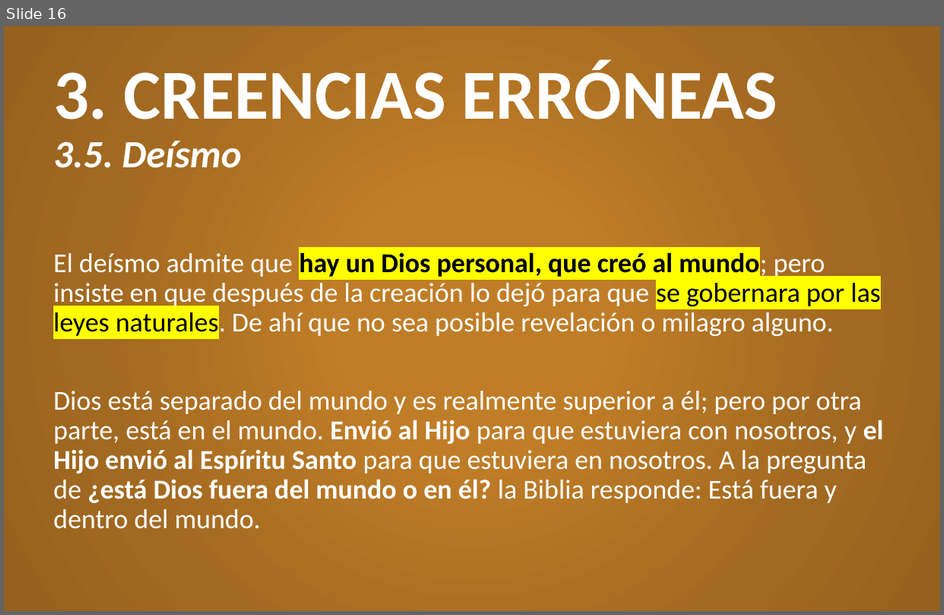
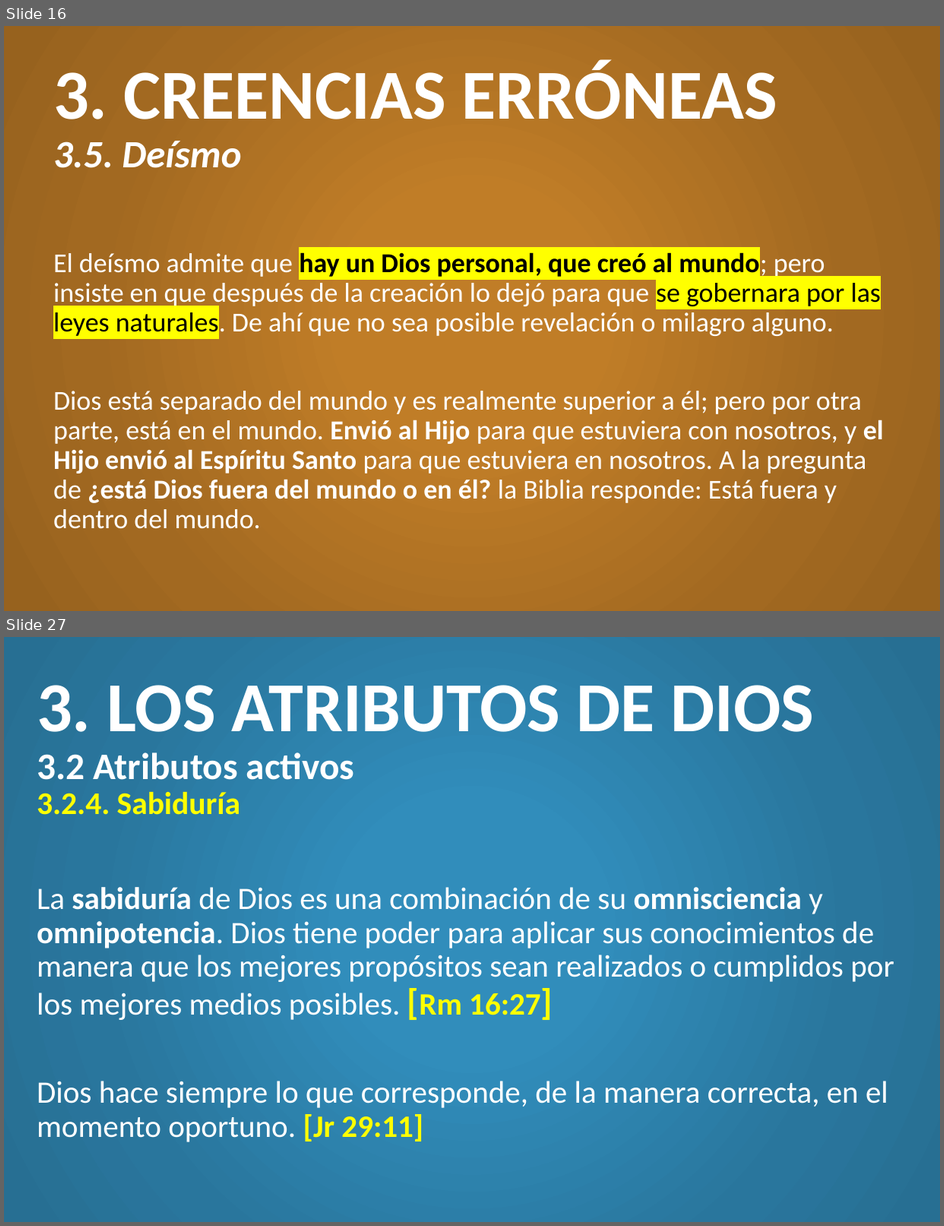
Before and after one commit to CreyTuning/documents, a slide deck: slideshow/Teologia Sistematica y Biblica - Myer Pearlman/Clases/4. Dios.pptx. Shown one above the other, each under a label of ours: slide 16 before the commit, slides 16 and 27 after it; the slides between them are not shown. The pictures are 944x615 and 944x1226 pixels, drawn with LibreOffice and Linux fonts; fonts in the diff are those of the drawing. Boxes give left, top, right and bottom in pixels: in the first picture for what was removed or moved away, otherwise in the second. Text is boxed around its words. In the diff, an @@ line names an element or a change of style, - is before the commit and + after.

Commit message:
4. Dios (Parte 2) y Examen 1

```diff
--- a/slideshow/Teologia Sistematica y Biblica - Myer Pearlman/Clases/4. Dios.pptx
+++ b/slideshow/Teologia Sistematica y Biblica - Myer Pearlman/Clases/4. Dios.pptx
@@ slide 27 added at (4, 637, 940, 1222), background gradient #318DBB to #29769D to #276F93 @@
@@ title added at (37, 685, 814, 815), 54 pt, text #FFFFFF, bold @@
+3. LOS ATRIBUTOS DE DIOS
+3.2 Atributos activos
+3.2.4. Sabiduría
@@ text added at (37, 887, 895, 1142), 24 pt, text #FFFFFF @@
+La sabiduría de Dios es una combinación de su omnisciencia y omnipotencia. Dios tiene poder para aplicar sus conocimientos de manera que los mejores propósitos sean realizados o cumplidos por los mejores medios posibles. [Rm 16:27]
+Dios hace siempre lo que corresponde, de la manera correcta, en el momento oportuno. [Jr 29:11]
```
Also in this commit, not shown: 11 other slides added, 2 other files.
